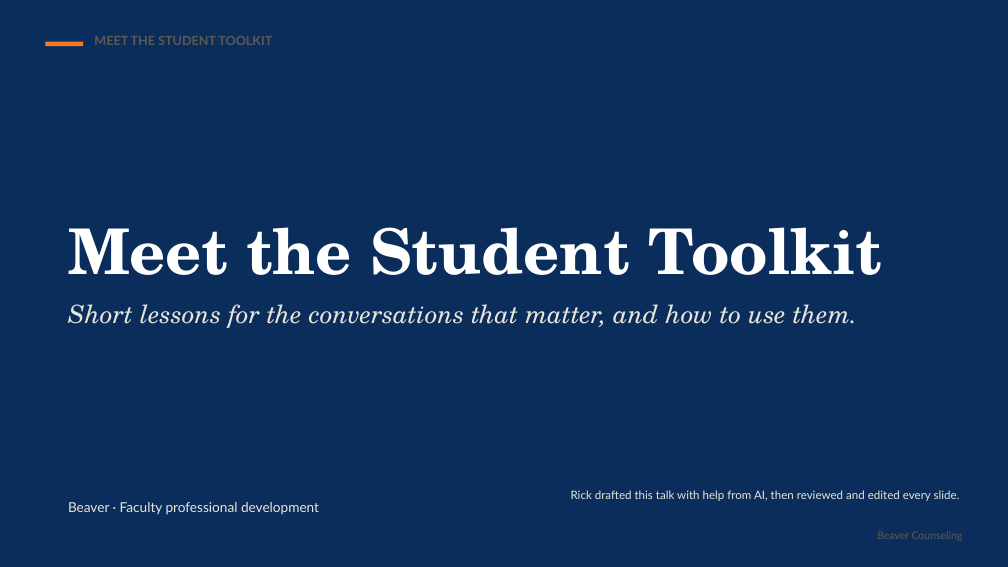
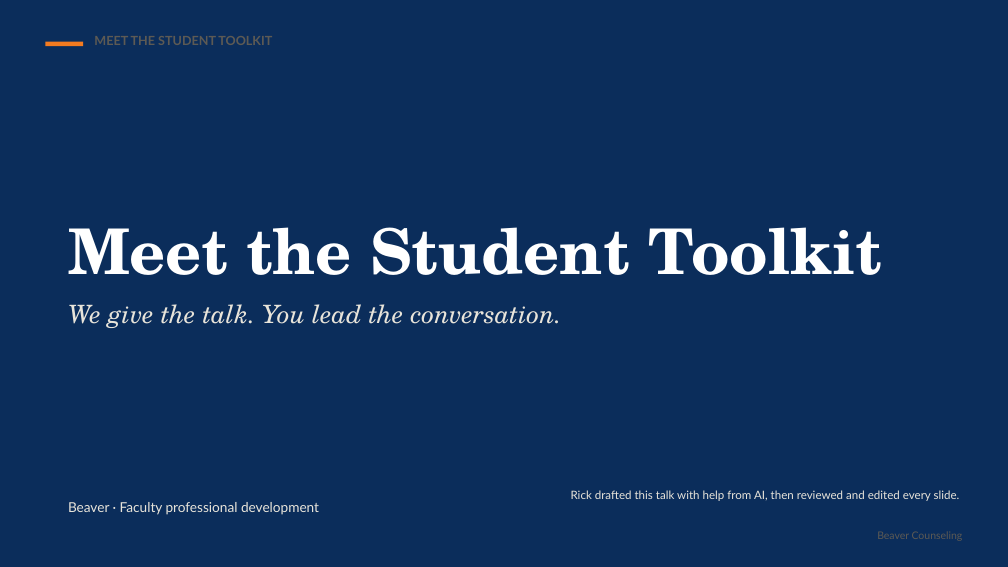
Before and after one commit to rmwtoolkit/bcds-toolkit, a slide deck: slide 5 of decks/using-the-toolkit-lesson-v2.pptx. Drawn at 1008x567 pixels with LibreOffice and Linux fonts; fonts in the diff are those of the drawing. Boxes give left, top, right and bottom in pixels: in the first picture for what was removed or moved away, otherwise in the second. Text is boxed around its words. In the diff, an @@ line names an element or a change of style, - is before the commit and + after.

```diff
--- a/decks/using-the-toolkit-lesson-v2.pptx
+++ b/decks/using-the-toolkit-lesson-v2.pptx
@@ text at <box>68,304,562,328</box>: text changed @@
-Short lessons for the conversations that matter, and how to use them.
+We give the talk. You lead the conversation.
```
Also in this commit, not shown: 6 other slides changed, 6 slides added, 10 slides removed, 2 other files.
